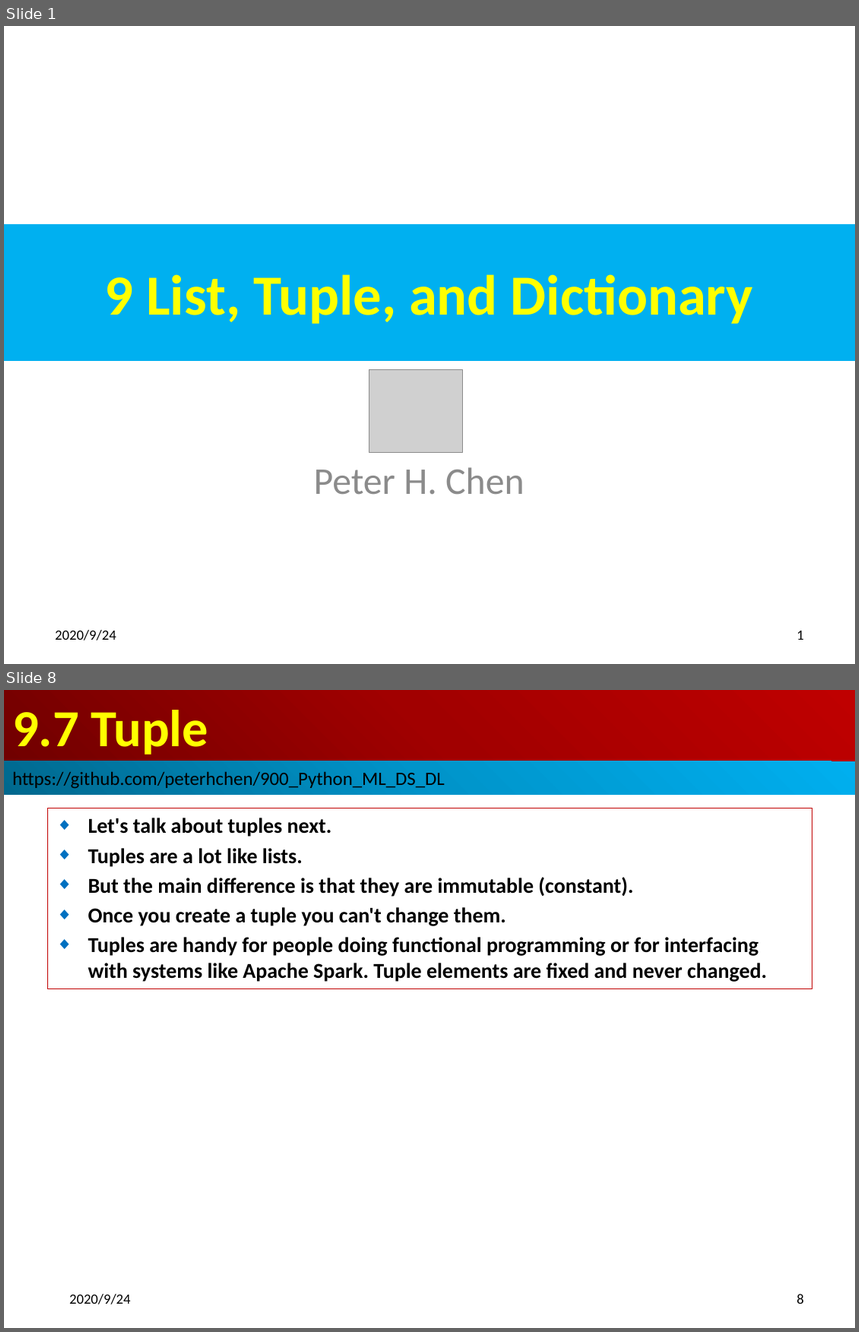
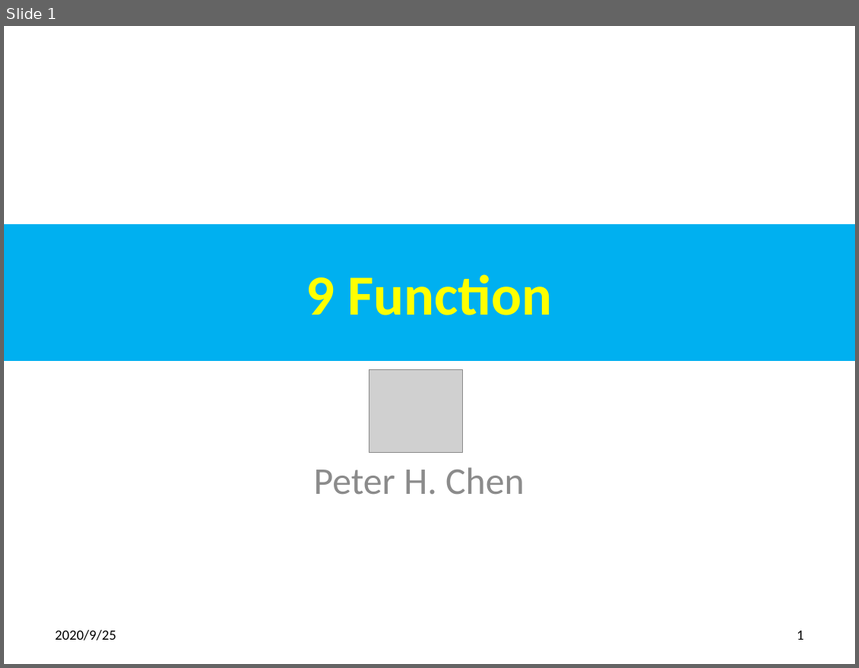
Before and after one commit to peterhchen/900_Python_ML_DS_DL, a slide deck: 009_Function.pptx. Shown one above the other, each under a label of ours: slides 1 and 8 before the commit, slide 1 after it; the slides between them are not shown. The pictures are 859x1332 and 859x668 pixels, drawn with LibreOffice and Linux fonts; fonts in the diff are those of the drawing; grey boxes stand for pictures. Boxes give left, top, right and bottom in pixels: in the first picture for what was removed or moved away, otherwise in the second. Text is boxed around its words. In the diff, an @@ line names an element or a change of style, - is before the commit and + after.

```diff
--- a/009_Function.pptx
+++ b/009_Function.pptx
@@ slide 8 removed at [4,690,855,1328], background #FFFFFF @@
@@ title removed at [4,690,855,761] @@
-9.7 Tuple
@@ rectangle removed at [4,761,855,795] @@
-https://github.com/peterhchen/900_Python_ML_DS_DL
@@ subtitle removed at [47,809,813,989] @@
-◆ Let's talk about tuples next.
-◆ Tuples are a lot like lists.
-◆ But the main difference is that they are immutable (constant).
-◆ Once you create a tuple you can't change them.
-◆ Tuples are handy for people doing functional programming or for interfacing with systems like Apache Spark. Tuple elements are fixed and never changed.
@@ text removed at [69,1294,131,1305] @@
-2020/9/24
@@ page number removed at [797,1294,804,1304] @@
-8
@@ slide 1 changed as well @@
@@ title at [306,275,552,316]: text changed @@
-9 List, Tuple, and Dictionary
+9 Function
@@ text at [55,630,116,641]: text changed @@
-2020/9/24
+2020/9/25
```
Also in this commit, not shown: 4 other slides changed, 12 other slides removed, 2 other files.
